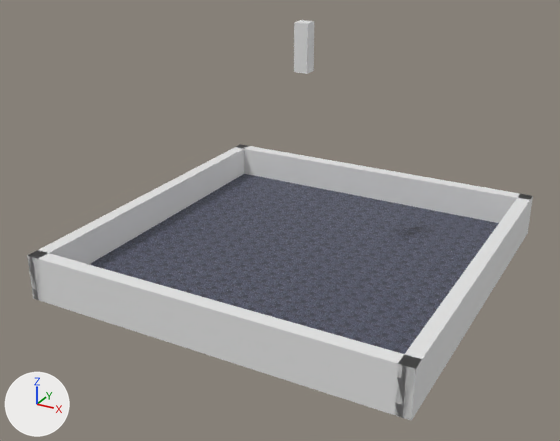
A saved change to the Blender file data/blend/tile.blend.
Rendered twice from a camera (50 mm lens) standing at (14.4, -28.3, 15.7) and looking at (-0.3, -1.5, 2.4). Lighting does not change. The marker at lower left points along +X, +Y and +Z.

Before the edit, the objects in view are built like this:
```python
me_cube = bpy.data.meshes.new('Cube')
me_cube.from_pydata(...)  # a box spanning x -1.0..1.0, y -1.0..1.0, z -1.0..1.0
me_cube_009 = bpy.data.meshes.new('Cube.009')
me_cube_009.from_pydata(...)  # a box spanning x -1.0..1.0, y -1.0..1.0, z -1.0..1.0
me_cube_009.materials.append(mat_material_000)  # picture img_tile_jpg_001
me_cube_010 = bpy.data.meshes.new('Cube.010')
me_cube_010.from_pydata(...)  # a box spanning x -1.0..1.0, y -1.0..1.0, z -1.0..1.0
me_cube_011 = bpy.data.meshes.new('Cube.011')
me_cube_011.from_pydata(...)  # a box spanning x -1.0..1.0, y -1.0..1.0, z -1.0..1.0
me_cube_012 = bpy.data.meshes.new('Cube.012')
me_cube_012.from_pydata(...)  # a box spanning x -1.0..1.0, y -1.0..1.0, z -1.0..1.0
me_cube_013 = bpy.data.meshes.new('Cube.013')
me_cube_013.from_pydata(...)  # a box spanning x -1.0..1.0, y -1.0..1.0, z -1.0..1.0
ob_cube = bpy.data.objects.new('Cube', me_cube)
ob_cube.location = (0.0, 0.0, 9.51)
ob_cube.scale = (0.3, 0.3, 1.0)
ob_feald = bpy.data.objects.new('feald', me_cube_009)
ob_feald.location = (0.0, 0.0, 0.0)
ob_feald.scale = (8.0, 8.0, 0.2)
ob_wall = bpy.data.objects.new('wall', me_cube_010)
ob_wall.location = (8.0, 0.0, 0.7)
ob_wall.rotation_euler = (0.0, 0.0, 1.571)  # degrees (0, 0, 90)
ob_wall.scale = (8.3, 0.3, 1.0)
ob_wall_001 = bpy.data.objects.new('wall.001', me_cube_011)
ob_wall_001.location = (0.0, -8.0, 0.7)
ob_wall_001.scale = (8.3, 0.3, 1.0)
ob_wall_002 = bpy.data.objects.new('wall.002', me_cube_012)
ob_wall_002.location = (-8.0, 0.0, 0.7)
ob_wall_002.rotation_euler = (0.0, 0.0, 1.571)  # degrees (0, 0, 90)
ob_wall_002.scale = (8.3, 0.3, 1.0)
ob_wall_003 = bpy.data.objects.new('wall.003', me_cube_013)
ob_wall_003.location = (0.0, 8.0, 0.7)
ob_wall_003.scale = (8.3, 0.3, 1.0)
```
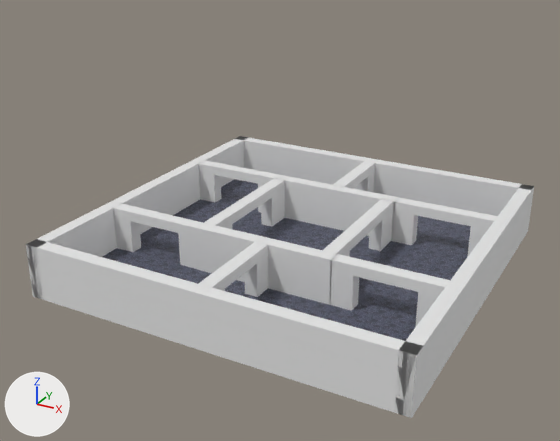
What the commit changed:
me_cube is used by ob_cube; location (0.0, 0.0, 9.51); scale (0.3, 0.3, 1.0).
me_cube had 8 vertices, 6 faces and spanned x -1.0..1.0, y -1.0..1.0, z -1.0..1.0.
me_cube now has 28 vertices, 26 faces and spans x -1.0..8.35, y -1.0..1.0, z -1.0..1.0.
Part 1, on me_cube:
5 faces are deleted.
20 vertices are added at x -1.0..8.35, y -1.0..1.0, z -0.99..1.0.
25 new faces join them.
Mesh me_cube_021 is new.
It has 28 vertices, 26 faces and spans x -1.0..8.35, y -1.0..1.0, z -1.0..1.0.
Object 'wall' (ob_wall) turns from (0, 0, 90) to (0, 0, 0) degrees about x, y and z.
Object 'wall' (ob_wall) moves from (8.0, 0.0, 0.7) to (0.0, -8.0, 1.0).
Object 'wall' (ob_wall) is rescaled from (8.3, 0.3, 1.0) to (8.3, 0.3, 1.2).
Object 'wall.001' (ob_wall_001) moves from (0.0, -8.0, 0.7) to (-8.0, 0.0, 1.0).
Object 'wall.001' (ob_wall_001) turns from (0, 0, 0) to (0, 0, 90) degrees about x, y and z.
Object 'wall.001' (ob_wall_001) is rescaled from (8.3, 0.3, 1.0) to (8.3, 0.3, 1.2).
Object 'wall.002' (ob_wall_002) moves from (-8.0, 0.0, 0.7) to (8.0, 0.0, 1.0).
Object 'wall.002' (ob_wall_002) is rescaled from (8.3, 0.3, 1.0) to (8.3, 0.3, 1.2).
Object 'wall.003' (ob_wall_003) moves from (0.0, 8.0, 0.7) to (0.0, 8.0, 1.0).
Object 'wall.003' (ob_wall_003) is rescaled from (8.3, 0.3, 1.0) to (8.3, 0.3, 1.2).
Object 'Cube' (ob_cube) moves from (0.0, 0.0, 9.51) to (-7.25, 3.5, 1.2).
Object 'Cube' (ob_cube) is rescaled from (0.3, 0.3, 1.0) to (0.49, 0.3, 1.0).
Object 'Cube.004' (ob_cube_004) is new; it shows me_cube_021.
Its location is (2.76, -2.32, 1.2).
Its rotation in degrees is (0, 0, 90).
Its scale is (0.668, 0.3, 1.0).
Object 'Cube.003' (ob_cube_003) is new; it shows a copy of me_cube_021.
Its location is (-7.25, -3.3, 1.2).
Its scale is (0.49, 0.3, 1.0).
Object 'Cube.002' (ob_cube_002) is new; it shows a copy of me_cube_021.
Its location is (3.6, 3.5, 1.2).
Its scale is (0.49, 0.3, 1.0).
Object 'Cube.001' (ob_cube_001) is new; it shows a copy of me_cube_021.
Its location is (3.6, -3.3, 1.2).
Its scale is (0.49, 0.3, 1.0).
Object 'wall.005' (ob_wall_005) is new; it shows a copy of the mesh of ob_cube.
Its location is (0.0, -3.3, 1.0).
Its scale is (3.16, 0.3, 1.2).
Object 'wall.004' (ob_wall_004) is new; it shows a copy of the mesh of ob_cube.
Its location is (0.0, 3.5, 1.0).
Its scale is (3.16, 0.3, 1.2).
Object 'Cube.007' (ob_cube_007) is new; it shows a copy of me_cube_021.
Its location is (0.0, -7.28, 1.2).
Its rotation in degrees is (0, 0, 90).
Its scale is (0.445, 0.3, 1.0).
Object 'Cube.006' (ob_cube_006) is new; it shows a copy of me_cube_021.
Its location is (0.0, 4.17, 1.2).
Its rotation in degrees is (0, 0, 90).
Its scale is (0.424, 0.3, 1.0).
Object 'Cube.005' (ob_cube_005) is new; it shows a copy of me_cube_021.
Its location is (-2.91, -2.32, 1.2).
Its rotation in degrees is (0, 0, 90).
Its scale is (0.668, 0.3, 1.0).

Boxes (x1, y1, x2, y2) around the edits, measured in the pictures (560 x 441 px):
'wall', moved, rescaled, turned
    before: (394, 194, 532, 421)
    after: (26, 239, 422, 418)
'wall.001', moved, turned, rescaled
    before: (27, 250, 422, 420)
    after: (26, 136, 247, 299)
'wall.002', moved, rescaled (36% narrower, 47% taller)
    before: (27, 144, 248, 301)
    after: (394, 185, 534, 417)
'wall.003', moved, rescaled (8% taller)
    before: (237, 145, 533, 237)
    after: (235, 136, 534, 235)
'wall.005', added
    after: (197, 223, 336, 305)
'wall.004', added
    after: (275, 175, 399, 241)
'Cube.001', added
    after: (329, 254, 450, 326)
'Cube.003', added
    after: (113, 203, 204, 270)
'Cube', reshaped, moved, rescaled (295% wider)
    before: (294, 20, 314, 74)
    after: (198, 160, 280, 212)
'Cube.002', added
    after: (392, 197, 498, 257)
'Cube.007', added
    after: (198, 242, 268, 297)
'Cube.005', added
    after: (204, 178, 285, 229)
'Cube.004', added
    after: (323, 199, 393, 257)
'Cube.006', added
    after: (333, 161, 375, 192)
'feald', unchanged, covered by the edit
    before: (89, 174, 499, 354)
    after: (102, 179, 471, 341)
